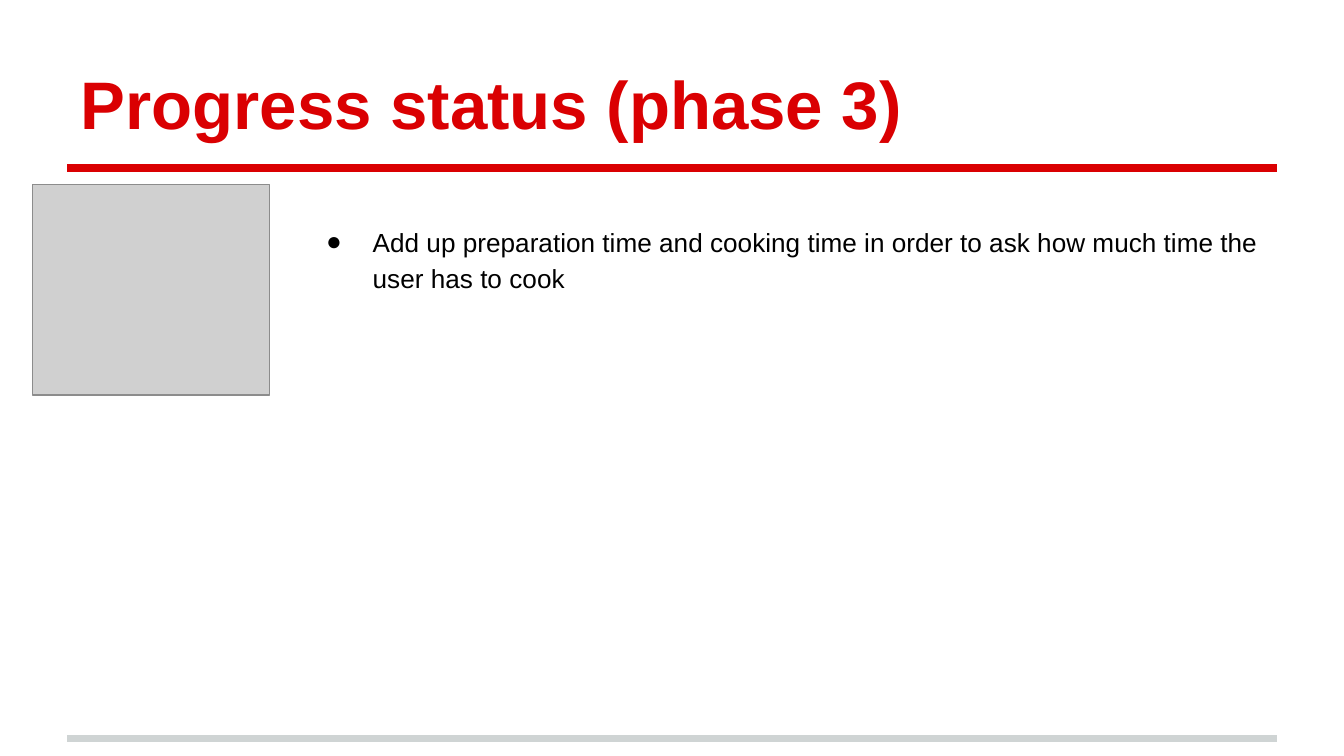
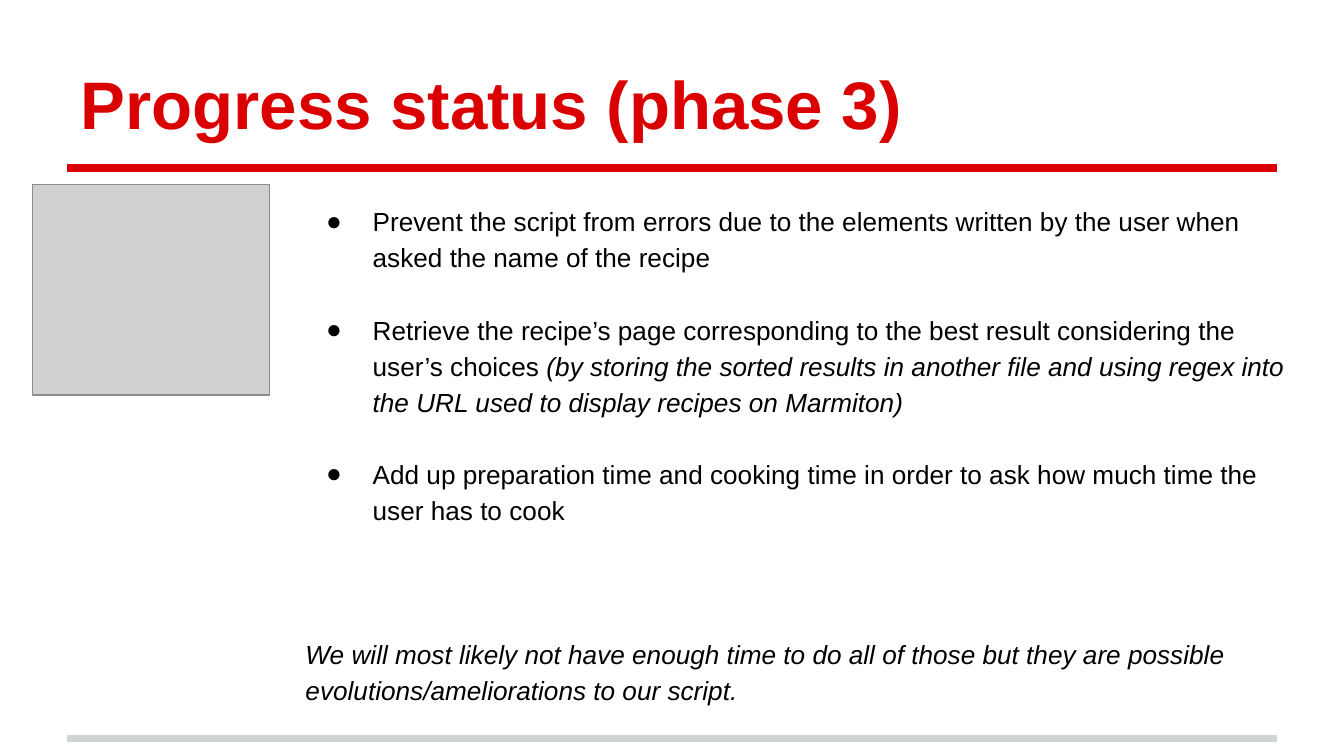
Before and after one commit to kiago/isepse2014, a slide deck: slide 10 of projects/marmiton/Marmiton_project.pptx (slide 7 before the commit). Drawn at 1344x756 pixels with LibreOffice and Linux fonts; fonts in the diff are those of the drawing; grey boxes stand for pictures. Boxes give left, top, right and bottom in pixels: in the first picture for what was removed or moved away, otherwise in the second. Text is boxed around its words. In the diff, an @@ line names an element or a change of style, - is before the commit and + after.

Commit message:
modify powerpoint, update script marmiton.sh, add while question in qsts_sys_ex.txt, update project explanations in Système_exploitation.txt

```diff
--- a/projects/marmiton/Marmiton_project.pptx
+++ b/projects/marmiton/Marmiton_project.pptx
@@ text "Prevent the script from errors ...": place and size @@
-text "Prevent the script from errors ..." at (373, 233, 1256, 289)
+text "Prevent the script from errors ..." at (305, 212, 1284, 706)
@@ text at (373, 212, 1284, 417): paragraphs added @@
+● Prevent the script from errors due to the elements written by the user when asked the name of the recipe
+● Retrieve the recipe’s page corresponding to the best result considering the user’s choices (by storing the sorted results in another file and using regex into the URL used to display recipes on Marmiton)
@@ text at (305, 645, 1224, 706): paragraph added @@
+We will most likely not have enough time to do all of those but they are possible evolutions/ameliorations to our script.
```
Also in this commit, not shown: 3 other slides changed, 3 slides added, 5 other files.
